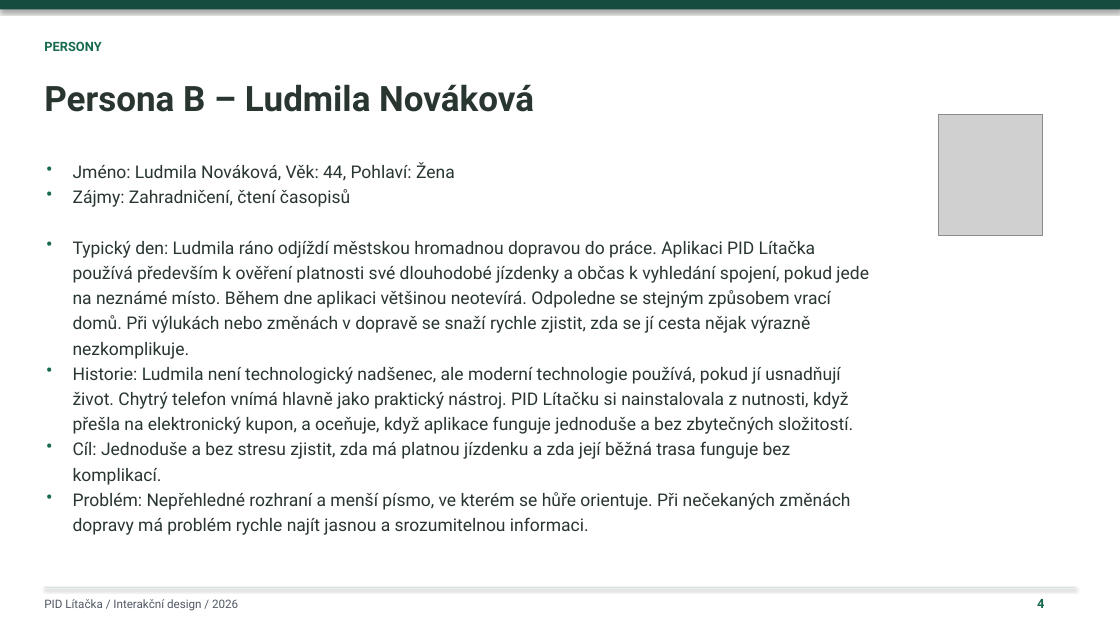
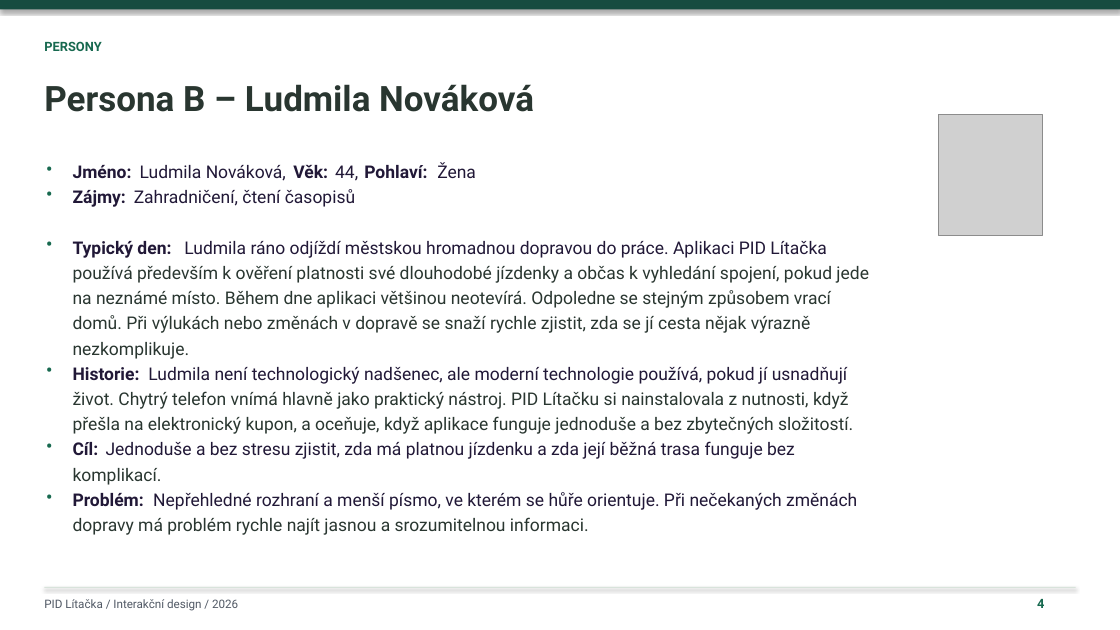
Before and after one commit to ShachPlay/ID_2026, a slide deck: slide 4 of PID-Litacka-Plichta-upravena.pptx. Drawn at 1120x630 pixels with LibreOffice and Linux fonts; fonts in the diff are those of the drawing; grey boxes stand for pictures. Boxes give left, top, right and bottom in pixels: in the first picture for what was removed or moved away, otherwise in the second. Text is boxed around its words. In the diff, an @@ line names an element or a change of style, - is before the commit and + after.

```diff
--- a/PID-Litacka-Plichta-upravena.pptx
+++ b/PID-Litacka-Plichta-upravena.pptx
@@ text removed at bbox=[73, 162, 455, 181] @@
-Jméno: Ludmila Nováková, Věk: 44, Pohlaví: Žena
@@ text added at bbox=[73, 165, 132, 178], 15 pt, text #211837, bold @@
+Jméno:
@@ text added at bbox=[140, 165, 286, 181], 15 pt, text #211837 @@
+Ludmila Nováková,
@@ text added at bbox=[293, 165, 328, 178], 15 pt, text #211837, bold @@
+Věk:
@@ text added at bbox=[335, 165, 358, 181], 15 pt, text #211837 @@
+44,
@@ text added at bbox=[364, 165, 427, 178], 15 pt, text #211837, bold @@
+Pohlaví:
@@ text added at bbox=[437, 162, 476, 178], 15 pt, text #211837 @@
+Žena
@@ text added at bbox=[73, 190, 126, 207], 15 pt, text #211837, bold @@
+Zájmy:
@@ text at bbox=[134, 189, 355, 207]: text changed; text colour #293630 to #211837 @@
-Zájmy: Zahradničení, čtení časopisů
+Zahradničení, čtení časopisů
@@ text added at bbox=[73, 241, 171, 258], 15 pt, text #211837, bold @@
+Typický den:
@@ text at bbox=[184, 241, 826, 258]: text changed; text colour #293630 to #211837 @@
-Typický den: Ludmila ráno odjíždí městskou hromadnou dopravou do práce. Aplikaci PID Lítačka
+Ludmila ráno odjíždí městskou hromadnou dopravou do práce. Aplikaci PID Lítačka
@@ text added at bbox=[73, 367, 140, 380], 15 pt, text #211837, bold @@
+Historie:
@@ text at bbox=[148, 367, 847, 384]: text changed; text colour #293630 to #211837 @@
-Historie: Ludmila není technologický nadšenec, ale moderní technologie používá, pokud jí usnadňují
+Ludmila není technologický nadšenec, ale moderní technologie používá, pokud jí usnadňují
@@ text added at bbox=[73, 442, 99, 455], 15 pt, text #211837, bold @@
+Cíl:
@@ text at bbox=[106, 441, 795, 459]: text changed; text colour #293630 to #211837 @@
-Cíl: Jednoduše a bez stresu zjistit, zda má platnou jízdenku a zda její běžná trasa funguje bez
+Jednoduše a bez stresu zjistit, zda má platnou jízdenku a zda její běžná trasa funguje bez
@@ text added at bbox=[73, 493, 144, 506], 15 pt, text #211837, bold @@
+Problém:
@@ text at bbox=[153, 492, 857, 510]: text changed; text colour #293630 to #211837 @@
-Problém: Nepřehledné rozhraní a menší písmo, ve kterém se hůře orientuje. Při nečekaných změnách
+Nepřehledné rozhraní a menší písmo, ve kterém se hůře orientuje. Při nečekaných změnách
```
Also in this commit, not shown: 2 other slides changed.
